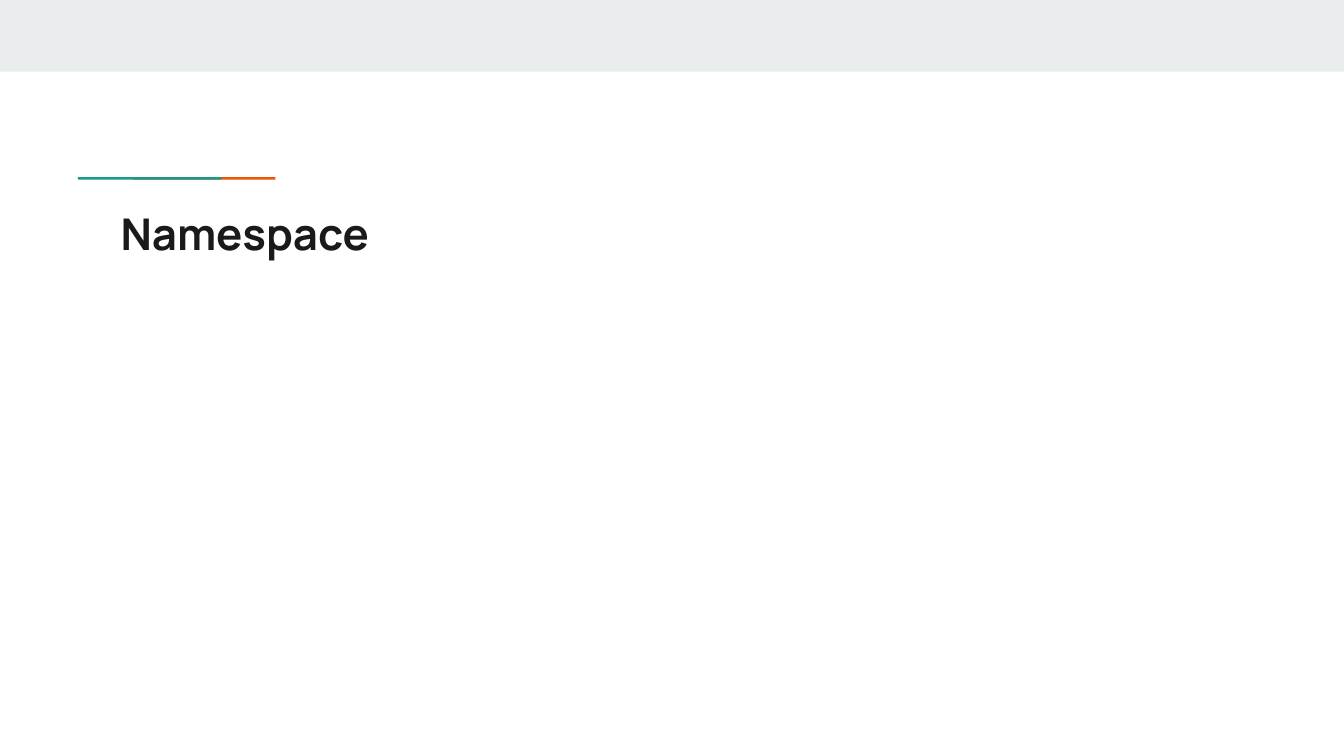
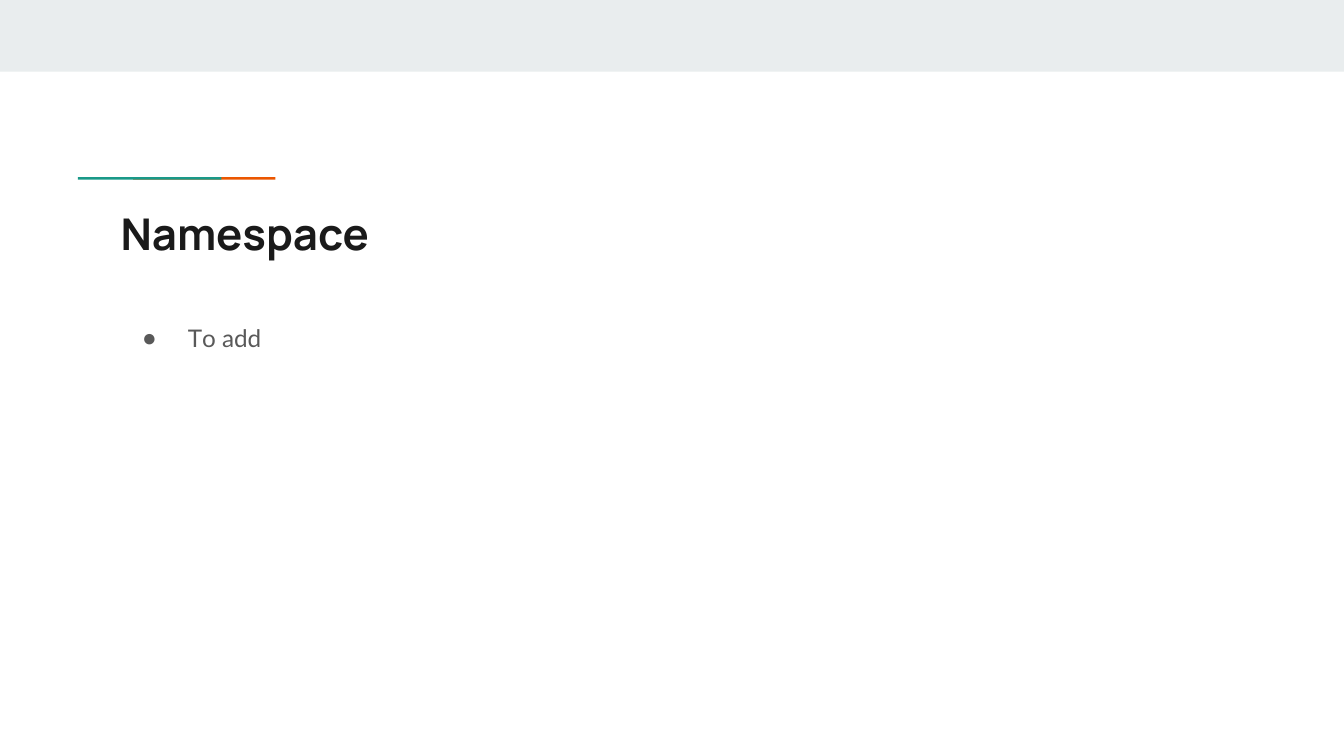
Before and after one commit to Health-RI/health-ri-metadata, a slide deck: slide 8 of Presentations/[DRAFT]HRI_Metadata_Schema_ImagingGroup_KickOff.pptx (slide 7 before the commit). Drawn at 1344x756 pixels with LibreOffice and Linux fonts; fonts in the diff are those of the drawing. Boxes give left, top, right and bottom in pixels: in the first picture for what was removed or moved away, otherwise in the second. Text is boxed around its words. In the diff, an @@ line names an element or a change of style, - is before the commit and + after.

```diff
--- a/Presentations/[DRAFT]HRI_Metadata_Schema_ImagingGroup_KickOff.pptx
+++ b/Presentations/[DRAFT]HRI_Metadata_Schema_ImagingGroup_KickOff.pptx
@@ text added at [188,329,261,347], 13 pt, text #595959 @@
+● To add
```
Also in this commit, not shown: 10 other slides changed.
